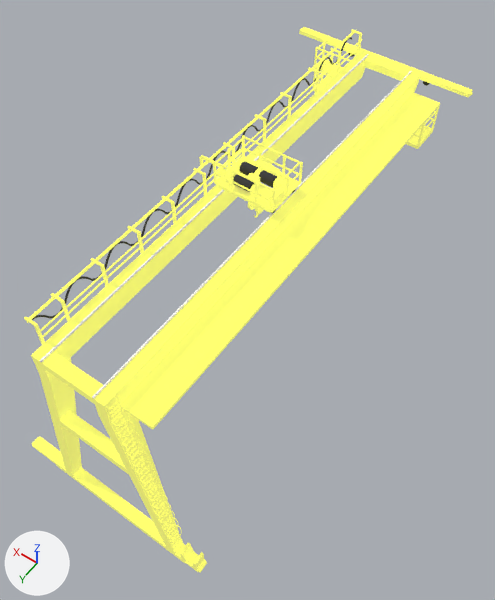
The glTF model public/models/c_868.glb: old version first, new version second.
Both versions are drawn from a 50 mm lens placed at (-11.4, 13.7, 30.8), pointed at (0.0, -2.2, 5.7). The lights are fixed; the arrows at lower left show +X, +Y and +Z. The picture after the commit comes second. Where no turn or scale is listed for an object, it has been applied to the vertices. Vertices at exactly the same position are counted once.

Objects in the first picture: '2_Bay_C_868_Body', '2_Bay_C_868_Head_01' and 1 more.
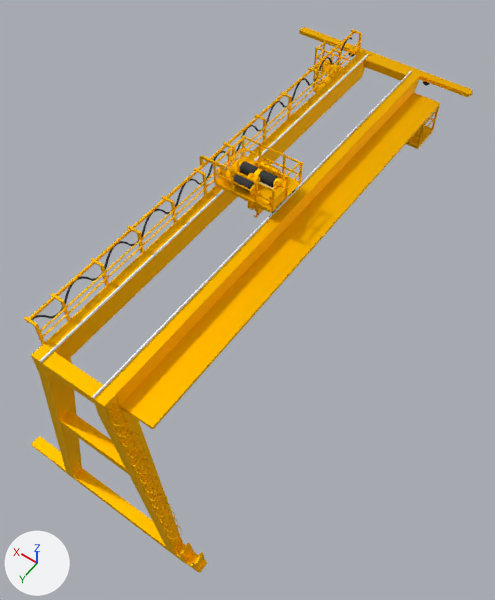
Where the change shows, as pixel boxes [x1, y1, x2, y2] in the pictures (495 x 600 px):
part 1 of me_mesh_104, recoloured (darker): [24, 27, 473, 572] in both
part 2 of me_mesh_105, recoloured (darker): [199, 135, 303, 212] in both

What changed in the scene script:
```text
Add mat_머티리얼_002:
    mat_머티리얼_002 = bpy.data.materials.new('머티리얼.002')
    # nodes: BsdfPrincipled, Mix, OutputMaterial, VertexColor
    # colours: yellow #ffc800, mixed with the vertex colours
Add mat_머티리얼_001:
    mat_머티리얼_001 = principled_material('머티리얼.001')
    mat_머티리얼_001.base_color = (1.0, 0.577, 0.0)  # yellow #ffc800
    mat_머티리얼_001.metallic = 1.0
    mat_머티리얼_001.roughness = 0.7
Change me_mesh_104:
    where me_mesh_104.from_pydata(...)  # 3083 vertices, 6064 faces; spans x -4.5..5.8, y -14.5..7.7, z 0.0..12.8
    used by ob_2_bay_c_868_body; location = (0.0, 0.0, 0.0)
    me_mesh_104 part 1: all 3550 faces that had it switch from mat_15___default_003 (yellow #feff00, glowing yellow #9e9d6c) to mat_머티리얼_001 (yellow #ffc800)
Change me_mesh_105:
    where me_mesh_105.from_pydata(...)  # 2022 vertices, 3858 faces; spans x -1.3..2.46, y -4.04..-2.08, z 11.82..13.33
    used by ob_2_bay_c_868_head_01; location = (0.0, 0.0, 0.0)
    me_mesh_105 part 2: all 2438 faces that had it switch from mat_15___default_001 to mat_머티리얼_002
```
